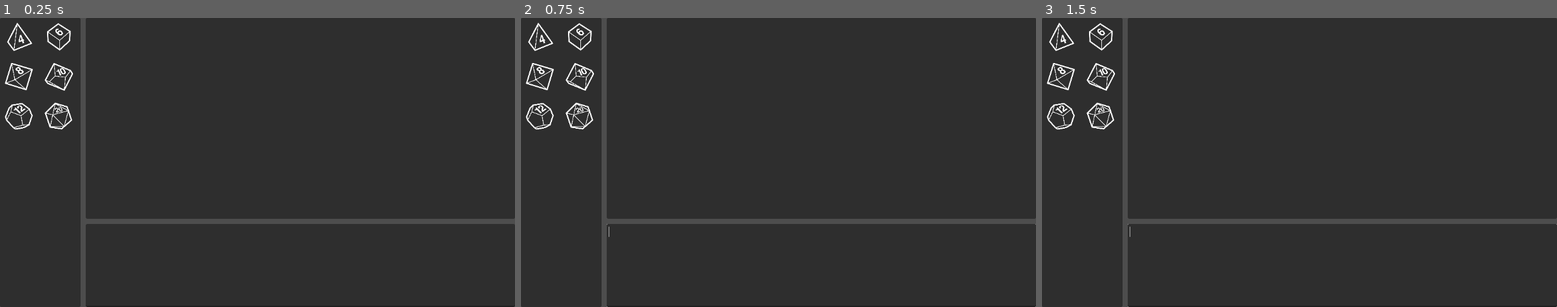
Above: before the commit, frames 1-3 (left to right).
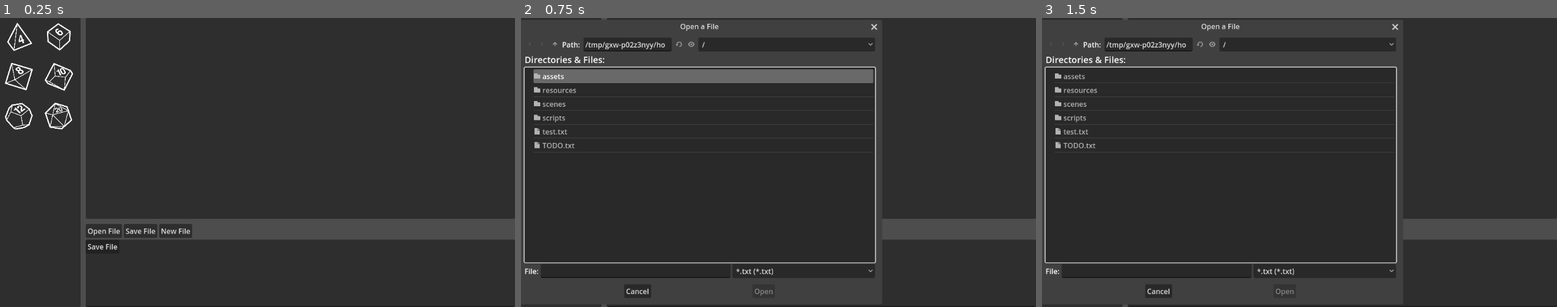
Above: after the commit, the same moments.

Repository: DauntlessStudio/Dnd-Helper
Game: Godot game, scene res://scenes/home_screen.tscn
Two runs of this game, one before a commit and one after it. Both use one fixed random seed, a clock stepped at 60 frames per second and the inputs below.
Inputs (mouse positions are in pixels of both pictures, inside the frame that each line leads up to):
- Up to frame 1 (0.25 s): no input
- Up to frame 2 (0.75 s): click (624, 231) at 0.5 s, where only the run after the commit has a clickable "Open File"
- Up to frame 3 (1.5 s): click (1181, 231) at 1.25 s, where only the run after the commit has a clickable "Save File"

The runs differ from the first frame. In frame 1, 3.7% of the frame differs, in the area x 16-100%, y 71-81%; in frame 2, 9.0%, in the area x 0-100%, y 1-100%; in frame 3, 6.2%.

Commit message:
Basic Note Taker

Diff:
--- a/scenes/home_screen.tscn
+++ b/scenes/home_screen.tscn
@@ -8,6 +8,7 @@
 [ext_resource type="Texture2D" uid="uid://doeg6wfjde3an" path="res://assets/d20.png" id="6_xs6di"]
 [ext_resource type="Script" path="res://scripts/dice_result_button.gd" id="7_kg6rj"]
 [ext_resource type="Resource" uid="uid://d0hjjki7jknfu" path="res://resources/dice_tally.tres" id="8_er55a"]
+[ext_resource type="Script" path="res://scripts/note_taker.gd" id="9_hm85s"]
 
 [sub_resource type="StyleBoxEmpty" id="StyleBoxEmpty_s4cgq"]
 
@@ -105,8 +106,45 @@
 [node name="TabContainer" type="TabContainer" parent="MainPanel/VSplitContainer"]
 layout_mode = 2
 
-[node name="TextEdit" type="TextEdit" parent="MainPanel/VSplitContainer"]
+[node name="VBoxContainer" type="VBoxContainer" parent="MainPanel/VSplitContainer"]
 layout_mode = 2
+
+[node name="HBoxContainer" type="HBoxContainer" parent="MainPanel/VSplitContainer/VBoxContainer"]
+layout_mode = 2
+
+[node name="OpenButton" type="Button" parent="MainPanel/VSplitContainer/VBoxContainer/HBoxContainer"]
+layout_mode = 2
+text = "Open File"
+
+[node name="SaveButton" type="Button" parent="MainPanel/VSplitContainer/VBoxContainer/HBoxContainer"]
+layout_mode = 2
+text = "Save File"
+
+[node name="NewButton" type="Button" parent="MainPanel/VSplitContainer/VBoxContainer/HBoxContainer"]
+layout_mode = 2
+text = "New File"
+
+[node name="TextEdit" type="TextEdit" parent="MainPanel/VSplitContainer/VBoxContainer"]
+layout_mode = 2
+size_flags_vertical = 3
+script = ExtResource("9_hm85s")
+
+[node name="FileDialog" type="FileDialog" parent="MainPanel/VSplitContainer/VBoxContainer/TextEdit"]
+title = "Open a File"
+position = Vector2i(0, 36)
+size = Vector2i(800, 600)
+ok_button_text = "Open"
+file_mode = 0
+access = 2
+filters = PackedStringArray("*.txt")
+
+[node name="SaveButton" type="Button" parent="MainPanel/VSplitContainer/VBoxContainer/TextEdit"]
+text = "Save File"
 
 [connection signal="pressed" from="MainPanel/DiceBackground/DiceContainer/DiceResultButton" to="MainPanel/DiceBackground/DiceContainer/DiceResultButton" method="_on_pressed"]
 [connection signal="timeout" from="MainPanel/DiceBackground/DiceContainer/DiceResultButton/Timer" to="MainPanel/DiceBackground/DiceContainer/DiceResultButton" method="_hideRecentText"]
+[connection signal="pressed" from="MainPanel/VSplitContainer/VBoxContainer/HBoxContainer/OpenButton" to="MainPanel/VSplitContainer/VBoxContainer/TextEdit" method="_on_open_button_pressed"]
+[connection signal="pressed" from="MainPanel/VSplitContainer/VBoxContainer/HBoxContainer/SaveButton" to="MainPanel/VSplitContainer/VBoxContainer/TextEdit" method="_on_save_button_pressed"]
+[connection signal="pressed" from="MainPanel/VSplitContainer/VBoxContainer/HBoxContainer/NewButton" to="MainPanel/VSplitContainer/VBoxContainer/TextEdit" method="_on_new_button_pressed"]
+[connection signal="file_selected" from="MainPanel/VSplitContainer/VBoxContainer/TextEdit/FileDialog" to="MainPanel/VSplitContainer/VBoxContainer/TextEdit" method="_on_file_dialog_file_selected"]
+[connection signal="pressed" from="MainPanel/VSplitContainer/VBoxContainer/TextEdit/SaveButton" to="MainPanel/VSplitContainer/VBoxContainer/TextEdit" method="_on_save_button_pressed"]
--- /dev/null
+++ b/scripts/note_taker.gd
@@ -0,0 +1,44 @@
+extends TextEdit
+
+var openFile: String
+var fileContents: String
+var saveContents: String
+
+
+func _on_file_dialog_file_selected(path):
+	if $FileDialog.file_mode == FileDialog.FILE_MODE_OPEN_FILE:
+		openFile = path
+		var file = FileAccess.open(path, FileAccess.READ)
+		fileContents = file.get_as_text()
+		text = fileContents
+		file.close()
+	else:
+		openFile = path
+		var file = FileAccess.open(path, FileAccess.WRITE)
+		file.store_string(saveContents)
+		file.close()
+
+func _on_open_button_pressed():
+	$FileDialog.file_mode = FileDialog.FILE_MODE_OPEN_FILE
+	$FileDialog.popup()
+
+
+func _on_save_button_pressed():
+	if openFile.is_empty():
+		$FileDialog.file_mode = FileDialog.FILE_MODE_SAVE_FILE
+		$FileDialog.popup()
+		saveContents = text
+	else:
+		var file = FileAccess.open(openFile, FileAccess.WRITE)
+		saveContents = text
+		file.store_string(saveContents)
+		file.close()
+
+
+func _on_new_button_pressed():
+	if fileContents != text:
+		saveContents = text
+		$FileDialog.file_mode = FileDialog.FILE_MODE_SAVE_FILE
+		$FileDialog.popup()
+	text = ""
+	openFile = ""
Not shown: 1 places in scenes/home_screen.tscn that only renumber resources
Not shown, added: test.txt
